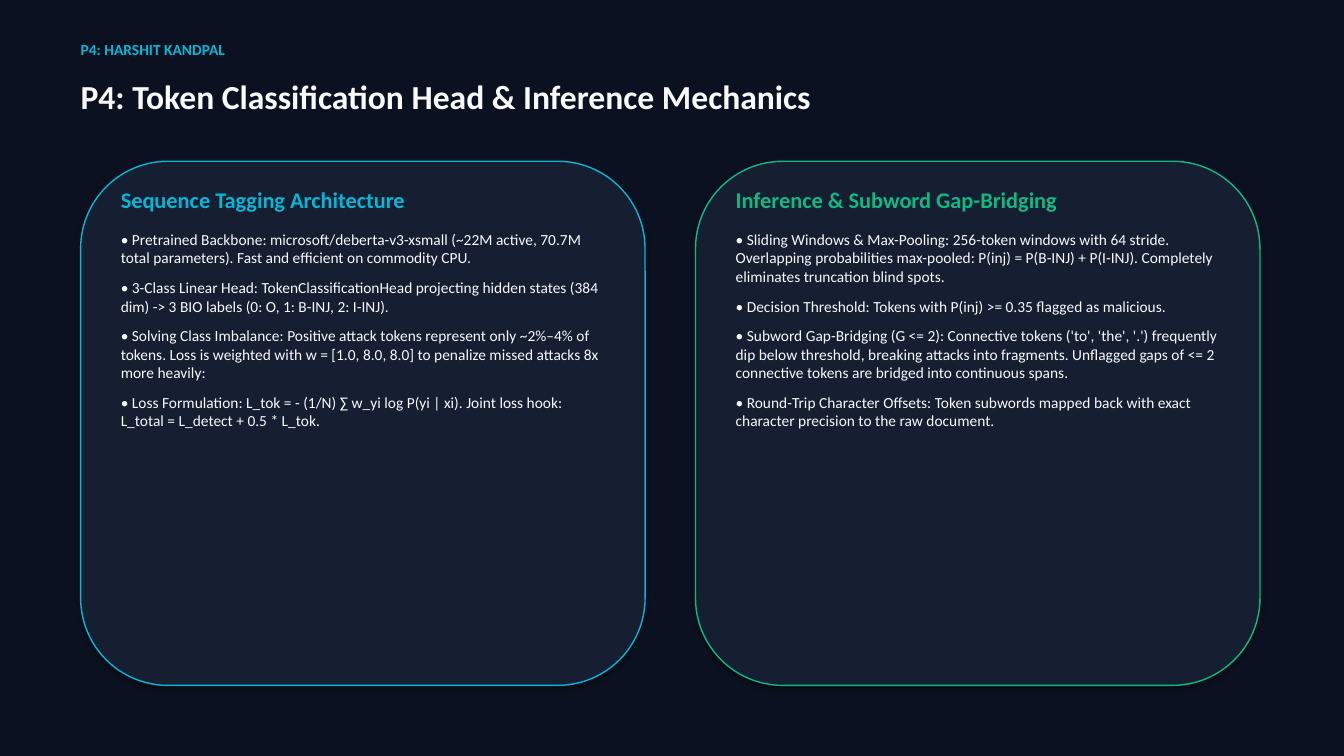
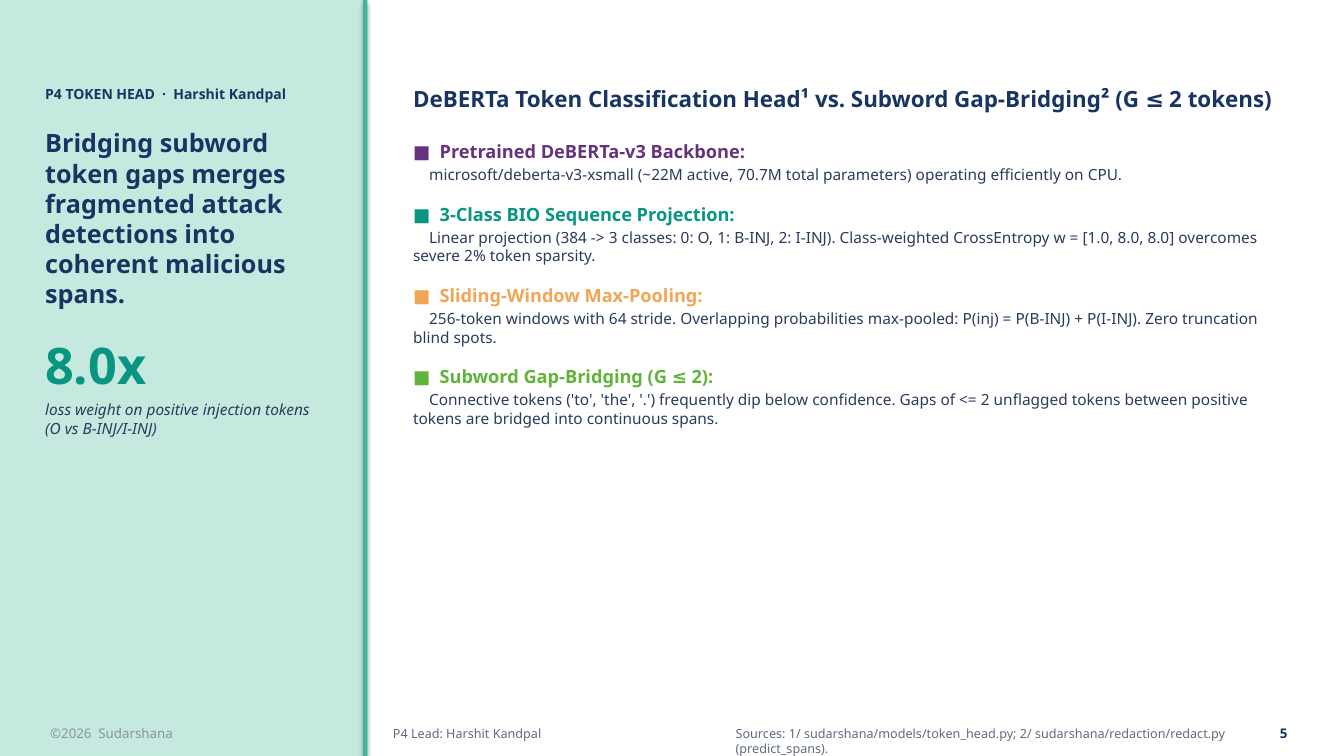
Before and after one commit to HarK-github/Sudarshana, a slide deck: slide 5 of reports/Sudarshana_Project_Presentation.pptx. Drawn at 1344x756 pixels with LibreOffice and Linux fonts; fonts in the diff are those of the drawing. Boxes give left, top, right and bottom in pixels: in the first picture for what was removed or moved away, otherwise in the second. Text is boxed around its words. In the diff, an @@ line names an element or a change of style, - is before the commit and + after.

```diff
--- a/reports/Sudarshana_Project_Presentation.pptx
+++ b/reports/Sudarshana_Project_Presentation.pptx
@@ background #0B1120 to #FFFFFF @@
@@ rectangle added at <box>0,0,363,756</box>, fill #C5E9DF @@
@@ rectangle added at <box>363,0,367,756</box>, fill #3FB59A @@
@@ text added at <box>45,88,309,437</box>, 18 pt, text #173462, bold @@
+P4 TOKEN HEAD · Harshit Kandpal
+Bridging subword token gaps merges fragmented attack detections into coherent malicious spans.
+8.0x
+loss weight on positive injection tokens (O vs B-INJ/I-INJ)
@@ text removed at <box>81,85,811,110</box> @@
-P4: Token Classification Head & Inference Mechanics
@@ text at <box>413,88,1272,428</box>: text changed; font Calibri to Noto Sans; text colour #F8FAFC to #2A3B5C @@
-Sequence Tagging Architecture
-• Pretrained Backbone: microsoft/deberta-v3-xsmall (~22M active, 70.7M total parameters). Fast and efficient on commodity CPU.
-• 3-Class Linear Head: TokenClassificationHead projecting hidden states (384 dim) -> 3 BIO labels (0: O, 1: B-INJ, 2: I-INJ).
-• Solving Class Imbalance: Positive attack tokens represent only ~2%–4% of tokens. Loss is weighted with w = [1.0, 8.0, 8.0] to penalize missed attacks 8x more heavily:
-• Loss Formulation: L_tok = - (1/N) ∑ w_yi log P(yi | xi). Joint loss hook: L_total = L_detect + 0.5 * L_tok.
+DeBERTa Token Classification Head¹ vs. Subword Gap-Bridging² (G ≤ 2 tokens)
+■ Pretrained DeBERTa-v3 Backbone:
+microsoft/deberta-v3-xsmall (~22M active, 70.7M total parameters) operating efficiently on CPU.
+■ 3-Class BIO Sequence Projection:
+Linear projection (384 -> 3 classes: 0: O, 1: B-INJ, 2: I-INJ). Class-weighted CrossEntropy w = [1.0, 8.0, 8.0] overcomes severe 2% token sparsity.
+■ Sliding-Window Max-Pooling:
+256-token windows with 64 stride. Overlapping probabilities max-pooled: P(inj) = P(B-INJ) + P(I-INJ). Zero truncation blind spots.
+■ Subword Gap-Bridging (G ≤ 2):
+Connective tokens ('to', 'the', '.') frequently dip below confidence. Gaps of <= 2 unflagged tokens between positive tokens are bridged into continuous spans.
@@ rounded rectangle removed at <box>81,161,645,686</box> @@
@@ rounded rectangle removed at <box>696,161,1260,686</box> @@
@@ text removed at <box>736,192,1217,429</box> @@
-Inference & Subword Gap-Bridging
-• Sliding Windows & Max-Pooling: 256-token windows with 64 stride. Overlapping probabilities max-pooled: P(inj) = P(B-INJ) + P(I-INJ). Completely eliminates truncation blind spots.
-• Decision Threshold: Tokens with P(inj) >= 0.35 flagged as malicious.
-• Subword Gap-Bridging (G <= 2): Connective tokens ('to', 'the', '.') frequently dip below threshold, breaking attacks into fragments. Unflagged gaps of <= 2 connective tokens are bridged into continuous spans.
-• Round-Trip Character Offsets: Token subwords mapped back with exact character precision to the raw document.
@@ text added at <box>50,728,172,738</box>, 9.5 pt, text #8A93A3 @@
+©2026 Sudarshana
@@ text at <box>393,728,542,741</box>: text changed; size 11 to 9 pt; font Calibri to Noto Sans; text colour #06B6D4 to #5F6B80; bold off @@
-P4: HARSHIT KANDPAL
+P4 Lead: Harshit Kandpal
@@ text added at <box>736,728,1225,756</box>, 9 pt, text #5F6B80 @@
+Sources: 1/ sudarshana/models/token_head.py; 2/ sudarshana/redaction/redact.py (predict_spans).
@@ text added at <box>1280,728,1288,738</box>, 9.5 pt, text #173462, bold @@
+5
```
Also in this commit, not shown: 6 other slides changed, 3 slides added, 3 slides removed, 4 other files.
